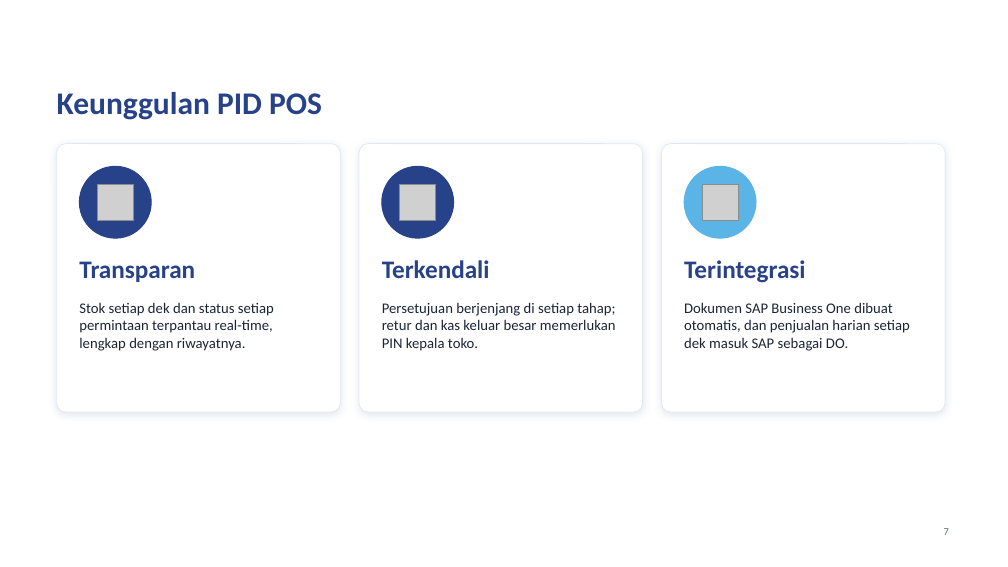
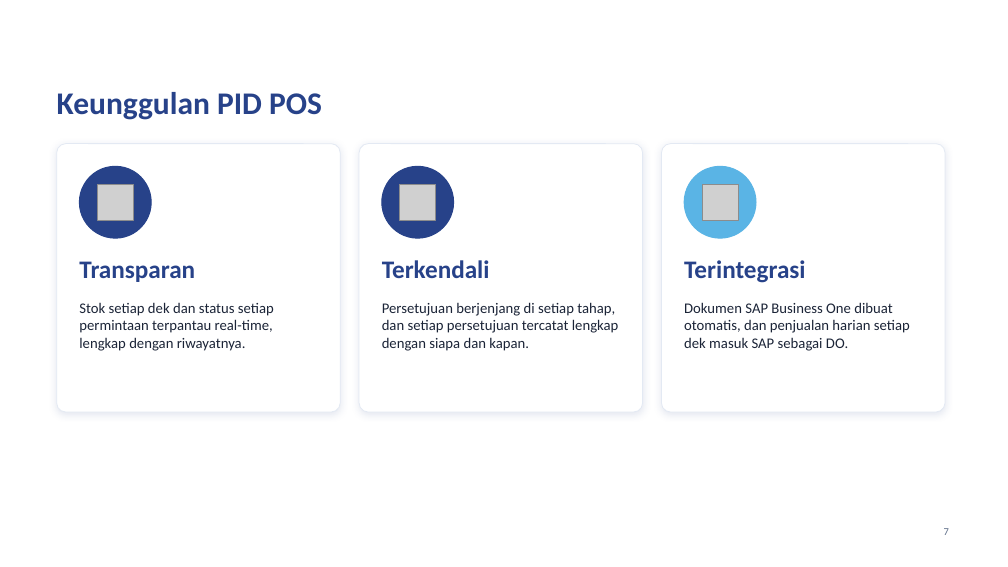
Before and after one commit to alfiandarmawan35/claude, a slide deck: slide 7 of docs/PID_POS_Paparan_Direksi_Template.pptx. Drawn at 1008x567 pixels with LibreOffice and Linux fonts; fonts in the diff are those of the drawing; grey boxes stand for pictures; background and template pictures are left out. Boxes give left, top, right and bottom in pixels: in the first picture for what was removed or moved away, otherwise in the second. Text is boxed around its words. In the diff, an @@ line names an element or a change of style, - is before the commit and + after.

```diff
--- a/docs/PID_POS_Paparan_Direksi_Template.pptx
+++ b/docs/PID_POS_Paparan_Direksi_Template.pptx
@@ text at (x1=382, y1=302, x2=619, y2=351): text changed @@
-Persetujuan berjenjang di setiap tahap; retur dan kas keluar besar memerlukan PIN kepala toko.
+Persetujuan berjenjang di setiap tahap, dan setiap persetujuan tercatat lengkap dengan siapa dan kapan.
```
Also in this commit, not shown: 1 other slide changed, 1 other file.
